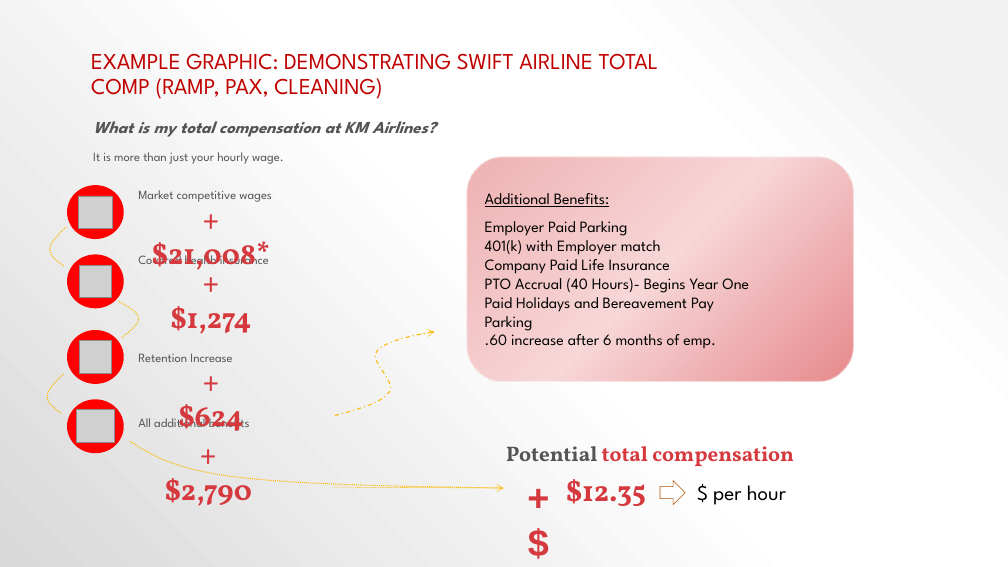
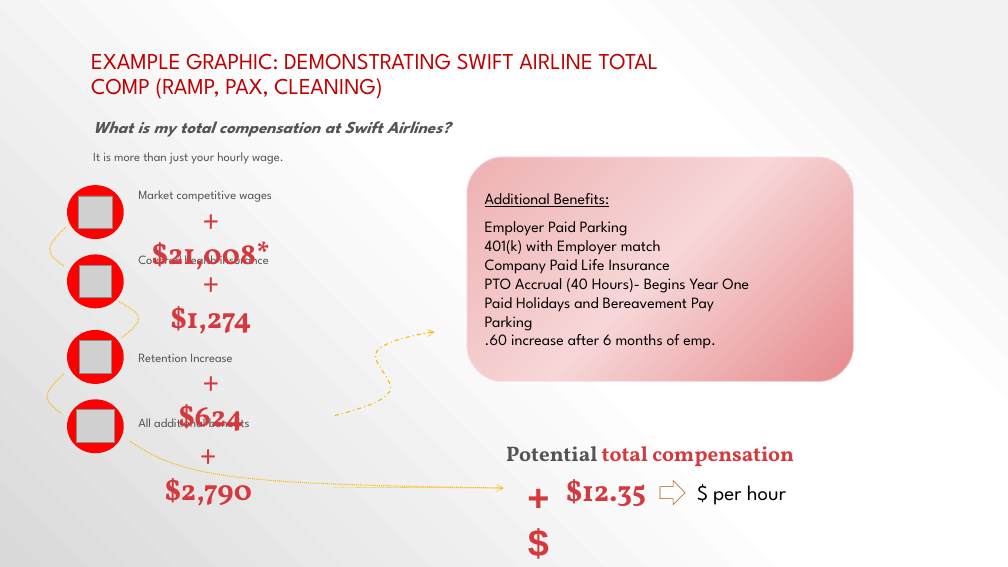
Before and after one commit to kirundar/KM-Airlines, a slide deck: slide 15 of Turnover Analysis IAD.pptx. Drawn at 1008x567 pixels with LibreOffice and Linux fonts; fonts in the diff are those of the drawing; grey boxes stand for pictures. Boxes give left, top, right and bottom in pixels: in the first picture for what was removed or moved away, otherwise in the second. Text is boxed around its words. In the diff, an @@ line names an element or a change of style, - is before the commit and + after.

```diff
--- a/Turnover Analysis IAD.pptx
+++ b/Turnover Analysis IAD.pptx
@@ text at <box>93,121,451,137</box>: text changed @@
-What is my total compensation at KM Airlines?
+What is my total compensation at Swift Airlines?
```
Also in this commit, not shown: 4 other slides changed.
